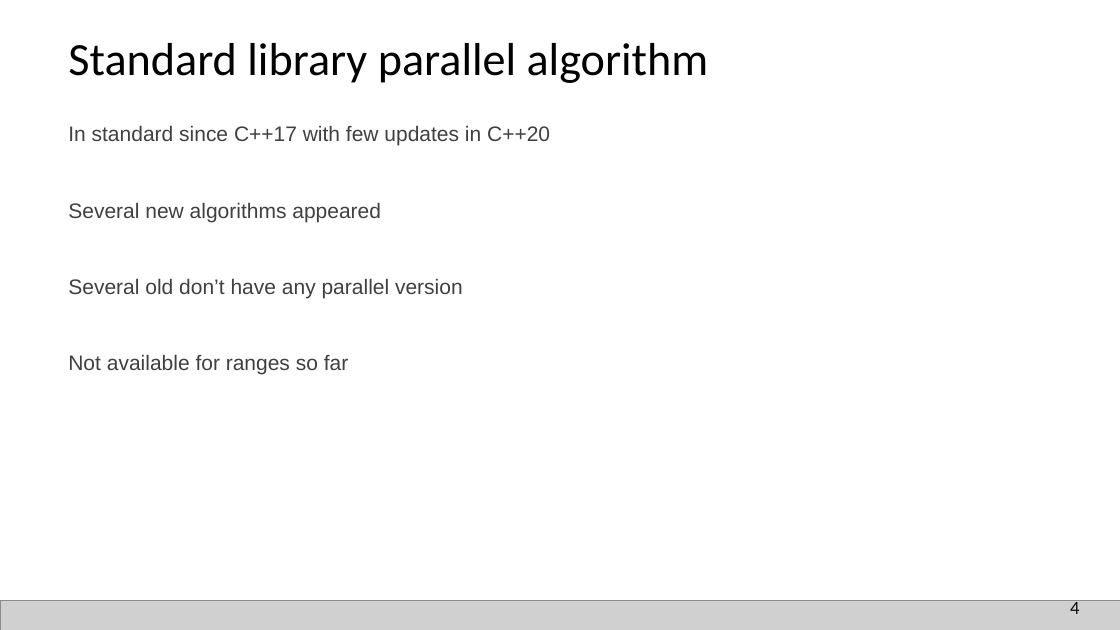
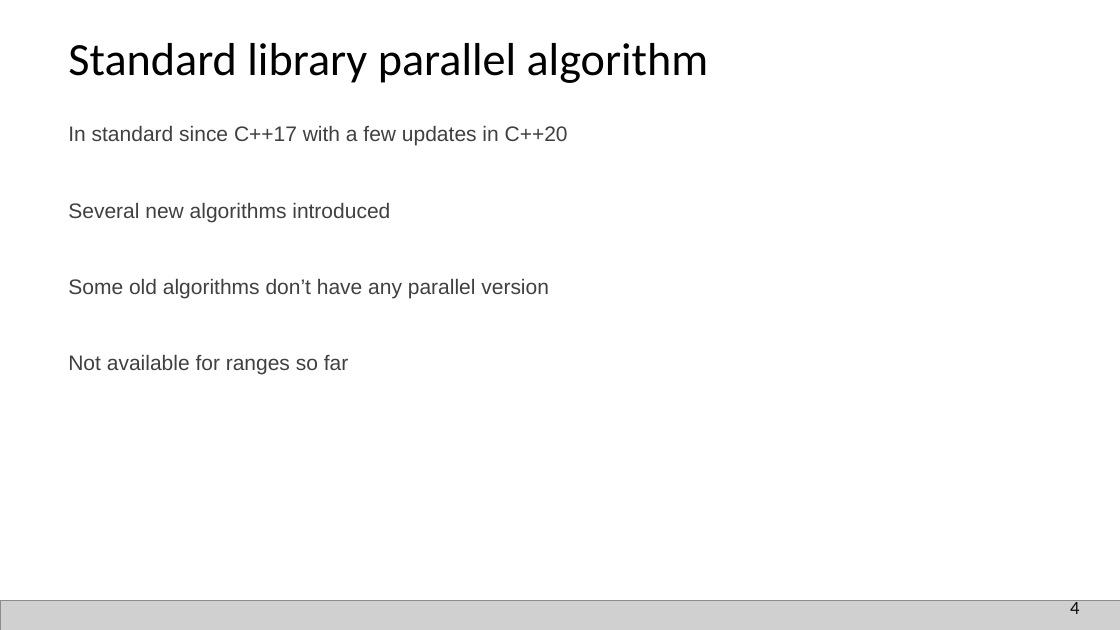
Before and after one commit to EmptySquareBubble/StoriesFromAParallelUniverse-, a slide deck: slide 5 of stories_from_a_paralel_universe.pptx. Drawn at 1120x630 pixels with LibreOffice and Linux fonts; fonts in the diff are those of the drawing; grey boxes stand for pictures. Boxes give left, top, right and bottom in pixels: in the first picture for what was removed or moved away, otherwise in the second. Text is boxed around its words. In the diff, an @@ line names an element or a change of style, - is before the commit and + after.

Commit message:
grammar

```diff
--- a/stories_from_a_paralel_universe.pptx
+++ b/stories_from_a_paralel_universe.pptx
@@ text at bbox=[68, 125, 568, 298]: text changed @@
-  In standard since C++17 with few updates in C++20
-  Several new algorithms appeared
-  Several old don’t have any parallel version
+  In standard since C++17 with a few updates in C++20
+  Several new algorithms introduced
+  Some old algorithms don’t have any parallel version
```
Also in this commit, not shown: 14 other slides changed.
